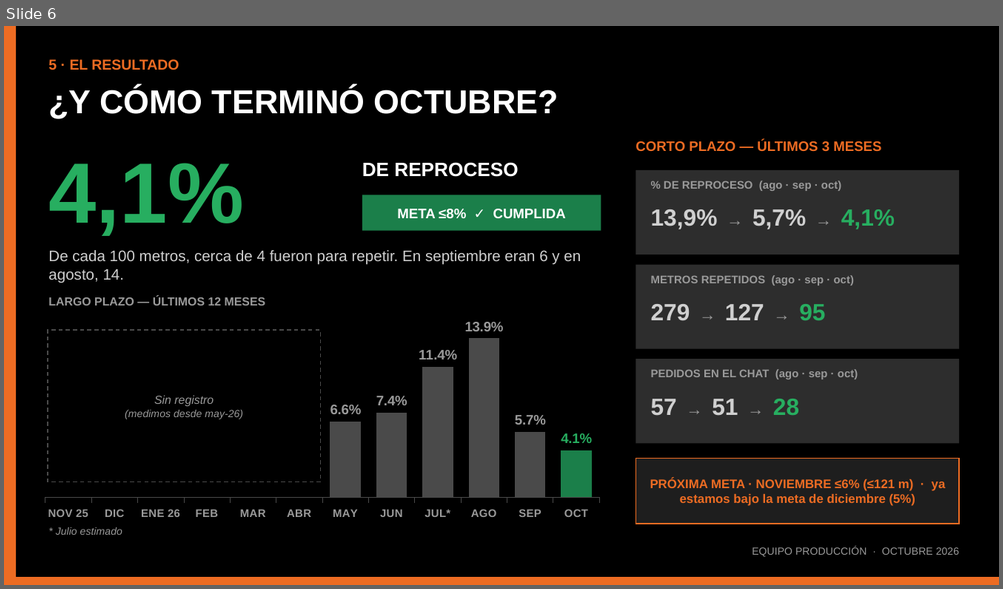
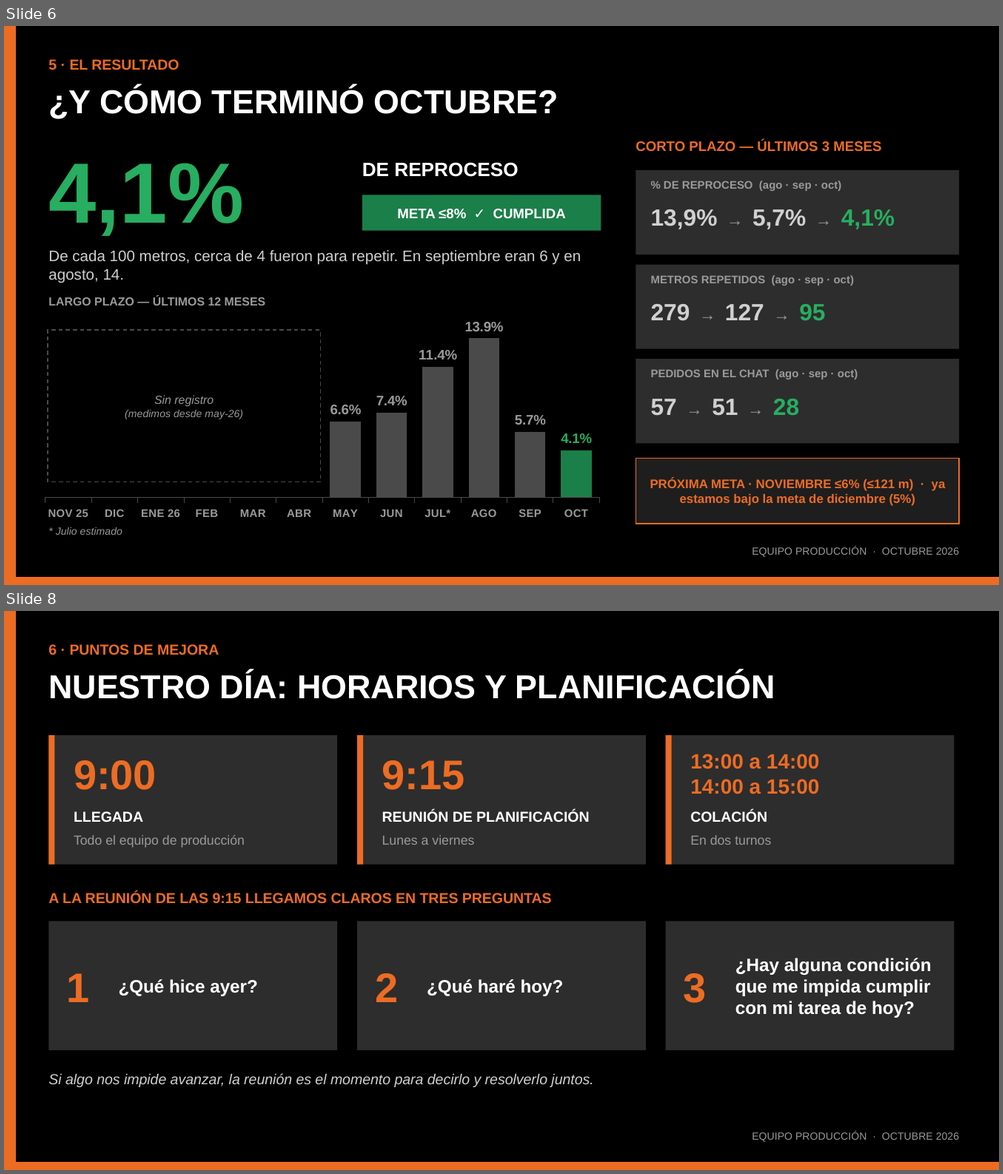
Before and after one commit to seanduarteu-cyber/PRODUCCION-PLAYMAKER, a slide deck: PMK_Equipo_Octubre2026.pptx. Shown one above the other, each under a label of ours: slide 6 before the commit, slides 6 and 8 after it; the slides between them are not shown. The pictures are 1003x589 and 1003x1174 pixels, drawn with LibreOffice and Linux fonts; fonts in the diff are those of the drawing. Boxes give left, top, right and bottom in pixels: in the first picture for what was removed or moved away, otherwise in the second. Text is boxed around its words. In the diff, an @@ line names an element or a change of style, - is before the commit and + after.

```diff
--- a/PMK_Equipo_Octubre2026.pptx
+++ b/PMK_Equipo_Octubre2026.pptx
@@ slide 8 added at [4, 611, 999, 1170], background #FFFFFF @@
@@ rectangle added at [4, 611, 999, 1170], fill #000000 @@
@@ rectangle added at [4, 611, 16, 1170], fill #ED6C23 @@
@@ text added at [48, 644, 219, 655], 10.5 pt, text #ED6C23, bold @@
+6 · PUNTOS DE MEJORA
@@ text added at [48, 672, 775, 699], 24 pt, text #FFFFFF, bold @@
+NUESTRO DÍA: HORARIOS Y PLANIFICACIÓN
@@ rectangle added at [48, 735, 337, 865], fill #2D2D2D @@
@@ rectangle added at [48, 735, 55, 865], fill #ED6C23 @@
@@ rectangle added at [357, 735, 646, 865], fill #2D2D2D @@
@@ rectangle added at [357, 735, 363, 865], fill #ED6C23 @@
@@ rectangle added at [666, 735, 954, 865], fill #2D2D2D @@
@@ rectangle added at [666, 735, 671, 865], fill #ED6C23 @@
@@ text added at [74, 760, 156, 790], 30 pt, text #ED6C23, bold @@
+9:00
@@ text added at [382, 760, 465, 790], 30 pt, text #ED6C23, bold @@
+9:15
@@ text added at [690, 754, 819, 795], 15 pt, text #ED6C23, bold @@
+13:00 a 14:00
+14:00 a 15:00
@@ text added at [74, 812, 143, 822], 10.5 pt, text #FFFFFF, bold @@
+LLEGADA
@@ text added at [382, 811, 589, 822], 10.5 pt, text #FFFFFF, bold @@
+REUNIÓN DE PLANIFICACIÓN
@@ text added at [690, 811, 767, 822], 10.5 pt, text #FFFFFF, bold @@
+COLACIÓN
@@ text added at [74, 835, 245, 848], 9.5 pt, text #9A9A9A @@
+Todo el equipo de producción
@@ text added at [382, 835, 474, 845], 9.5 pt, text #9A9A9A @@
+Lunes a viernes
@@ text added at [690, 835, 771, 845], 9.5 pt, text #9A9A9A @@
+En dos turnos
@@ text added at [48, 892, 552, 904], 10.5 pt, text #ED6C23, bold @@
+A LA REUNIÓN DE LAS 9:15 LLEGAMOS CLAROS EN TRES PREGUNTAS
@@ rectangle added at [48, 921, 337, 1051], fill #2D2D2D @@
@@ rectangle added at [357, 921, 646, 1051], fill #2D2D2D @@
@@ rectangle added at [666, 921, 954, 1051], fill #2D2D2D @@
@@ text added at [735, 958, 930, 1018], 13 pt, text #FFFFFF, bold @@
+¿Hay alguna condición que me impida cumplir con mi tarea de hoy?
@@ text added at [67, 974, 90, 1002], 30 pt, text #ED6C23, bold @@
+1
@@ text added at [119, 980, 258, 997], 13 pt, text #FFFFFF, bold @@
+¿Qué hice ayer?
@@ text added at [375, 974, 398, 1002], 30 pt, text #ED6C23, bold @@
+2
@@ text added at [427, 980, 563, 997], 13 pt, text #FFFFFF, bold @@
+¿Qué haré hoy?
@@ text added at [683, 974, 706, 1003], 30 pt, text #ED6C23, bold @@
+3
@@ text added at [48, 1073, 593, 1088], 10.5 pt, text #D0D0D0, italic @@
+Si algo nos impide avanzar, la reunión es el momento para decirlo y resolverlo juntos.
@@ text added at [751, 1132, 959, 1142], 7.5 pt, text #9A9A9A @@
+EQUIPO PRODUCCIÓN · OCTUBRE 2026
@@ rectangle added at [16, 1162, 999, 1170], fill #ED6C23 @@
```
Also in this commit, not shown: 3 slides changed, 1 other slide added, 1 other file.
